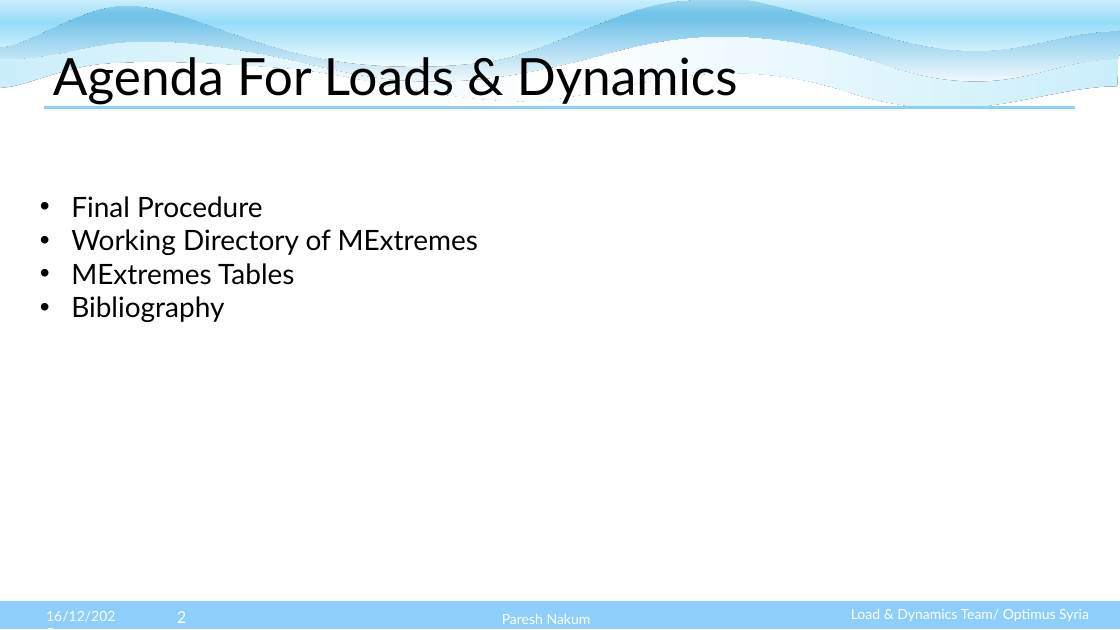
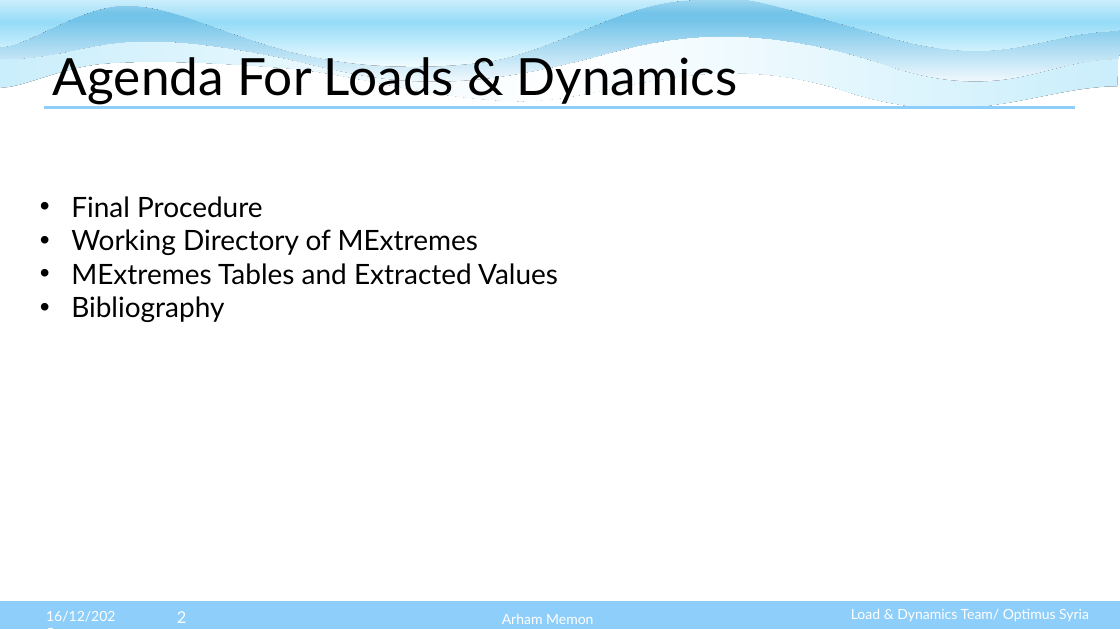
Before and after one commit to Karim-bakhtyar/Optimus-Syria-WEC, a slide deck: slide 2 of 3_Presentations/week 12/Week 12 Loads and Dynamics WEC25.pptx. Drawn at 1120x630 pixels with LibreOffice and Linux fonts; fonts in the diff are those of the drawing. Boxes give left, top, right and bottom in pixels: in the first picture for what was removed or moved away, otherwise in the second. Text is boxed around its words. In the diff, an @@ line names an element or a change of style, - is before the commit and + after.

```diff
--- a/3_Presentations/week 12/Week 12 Loads and Dynamics WEC25.pptx
+++ b/3_Presentations/week 12/Week 12 Loads and Dynamics WEC25.pptx
@@ text at <box>71,263,558,285</box>: text changed @@
-• MExtremes Tables
+• MExtremes Tables and Extracted Values
@@ text at <box>502,614,593,624</box>: text changed @@
-Paresh Nakum
+Arham Memon
```
Also in this commit, not shown: 8 other slides changed, 1 slide added.
